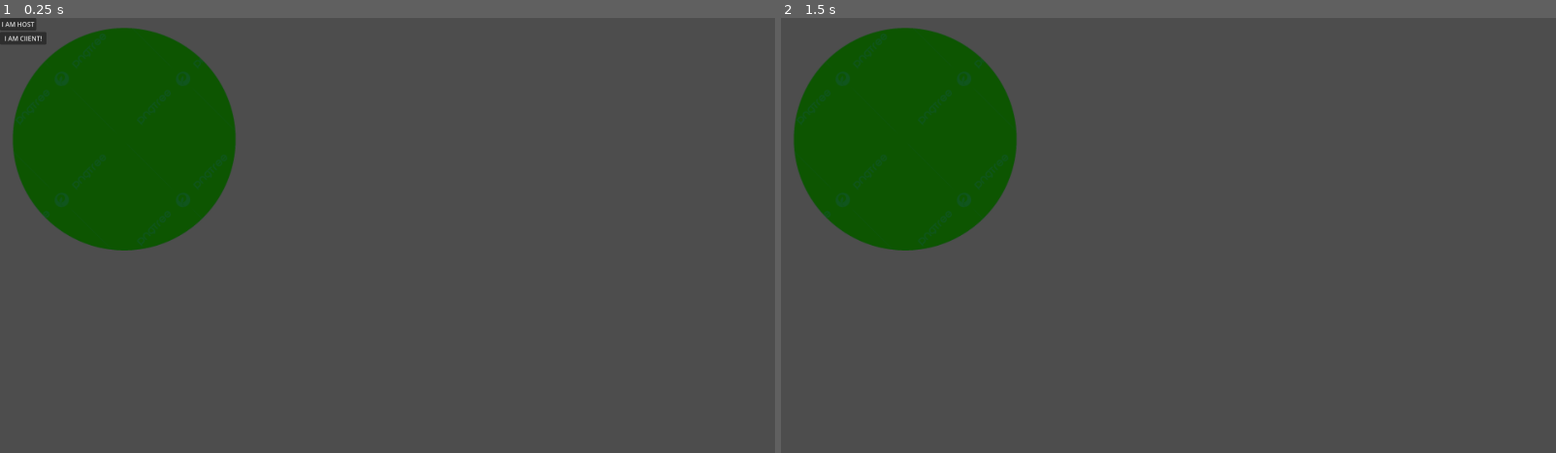
Above: before the commit, frames 1-2 (left to right).
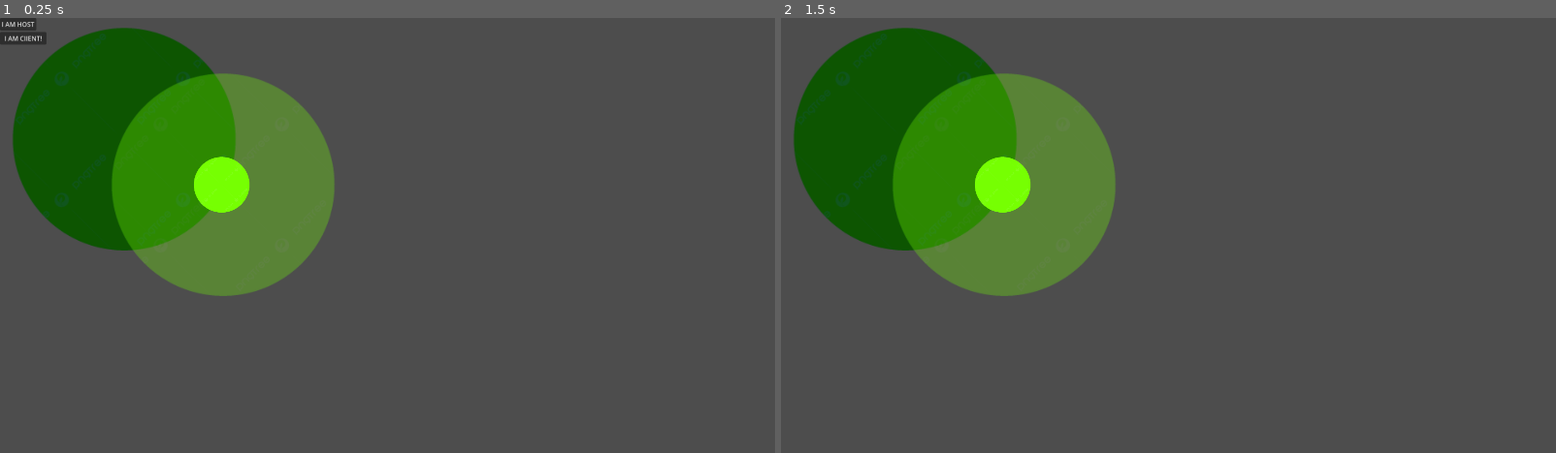
Above: after the commit, the same moments.

Repository: ash4rk/godot_polygon
Game: Godot game, scene res://multiplayer_from_scratch/main.tscn
Same seed, same stepped clock (60 frames per second), same inputs: the game is played once before the commit and once after it. The engine's default icon, where the game draws it, is replaced by a stand-in: a white triangle on a blue panel in a dark square.
Inputs (mouse positions are in pixels of both pictures, inside the frame that each line leads up to):
- Up to frame 1 (0.25 s): no input
- Up to frame 2 (1.5 s): click "I AM ClIENT!" at 0.5 s; tap Enter at 1.25 s; move the mouse to (1339, 213) at 1.27 s; hold D (right) from 1.28 s (still down)

The runs differ from the first frame. In frame 1, 12% of the frame differs, in the area x 14-44%, y 12-64%; in frame 2, 12%.

Commit message:
FIX: Implement grow and take damage

Diff:
--- a/circles_and_greens/multiplayer_from_scratch/character.gd
+++ b/circles_and_greens/multiplayer_from_scratch/character.gd
@@ -1,6 +1,9 @@
 extends CharacterBody2D
 
 @export var speed = 400
+
+const INIT_SPEED = 400
+const GROW_SPEED = 0.5
 
 func _ready():
 	position = $Networking.sync_position
@@ -8,6 +11,9 @@
 		$Networking/MultiplayerSynchronizer.set_multiplayer_authority(str(name).to_int())
 
 func _physics_process(_delta):
+	if $Networking.sync_is_dead:
+		return
+
 	if !is_local_authority():
 		if not $Networking.processed_position:
 			position = $Networking.sync_position
@@ -26,5 +32,29 @@
 	$Networking.sync_position = position
 	$Networking.sync_velocity = velocity
 
+func _process(_delta):
+	$LevelLabel.text = str($Networking.sync_level).pad_decimals(2)
+
 func is_local_authority():
 	return $Networking/MultiplayerSynchronizer.get_multiplayer_authority() == multiplayer.get_unique_id()
+
+
+func _on_area_2d_area_entered(area):
+	var body = area.get_parent()
+	if body.is_in_group("growers") and !body.is_active:
+		$Networking.sync_is_grows = true
+		body.is_active = true
+
+func _on_area_2d_area_exited(area):
+	var body = area.get_parent()
+	if body.is_in_group("growers"):
+		$Networking.sync_is_grows = false
+		body.is_active = false
+
+func _on_area_2d_body_entered(body):
+	if body.is_in_group("characters") and body != self:
+		$Networking.sync_is_damaged = true
+
+func _on_area_2d_body_exited(body):
+	if body.is_in_group("characters"):
+		$Networking.sync_is_damaged = false
--- a/circles_and_greens/multiplayer_from_scratch/character.tscn
+++ b/circles_and_greens/multiplayer_from_scratch/character.tscn
@@ -1,10 +1,13 @@
-[gd_scene load_steps=6 format=3 uid="uid://cveb06nmk7d4d"]
+[gd_scene load_steps=7 format=3 uid="uid://cveb06nmk7d4d"]
 
 [ext_resource type="Script" path="res://multiplayer_from_scratch/character.gd" id="1_0qpnu"]
 [ext_resource type="Texture2D" uid="uid://cbclpqc0r2x4v" path="res://icon.svg" id="1_5a4jo"]
 [ext_resource type="Script" path="res://multiplayer_from_scratch/player_networking.gd" id="3_dd7v8"]
 
 [sub_resource type="RectangleShape2D" id="RectangleShape2D_pu7kb"]
+size = Vector2(121, 120)
+
+[sub_resource type="RectangleShape2D" id="RectangleShape2D_h8nj5"]
 size = Vector2(129, 128)
 
 [sub_resource type="SceneReplicationConfig" id="SceneReplicationConfig_gtn4u"]
@@ -14,19 +17,66 @@
 properties/1/path = NodePath(".:sync_velocity")
 properties/1/spawn = true
 properties/1/sync = true
+properties/2/path = NodePath(".:sync_level")
+properties/2/spawn = true
+properties/2/sync = true
+properties/3/path = NodePath(".:sync_is_dead")
+properties/3/spawn = true
+properties/3/sync = true
+properties/4/path = NodePath(".:sync_is_grows")
+properties/4/spawn = true
+properties/4/sync = true
+properties/5/path = NodePath(".:sync_is_damaged")
+properties/5/spawn = true
+properties/5/sync = true
 
-[node name="Character" type="CharacterBody2D"]
+[node name="Character" type="CharacterBody2D" groups=["characters"]]
 script = ExtResource("1_0qpnu")
 
 [node name="Sprite2D" type="Sprite2D" parent="."]
 texture = ExtResource("1_5a4jo")
 
+[node name="NameLabel" type="Label" parent="."]
+anchors_preset = 8
+anchor_left = 0.5
+anchor_top = 0.5
+anchor_right = 0.5
+anchor_bottom = 0.5
+offset_left = -50.0
+offset_top = -52.0
+offset_right = 50.0
+offset_bottom = -26.0
+grow_horizontal = 2
+grow_vertical = 2
+text = "player_name"
+
+[node name="LevelLabel" type="Label" parent="."]
+offset_left = -20.0
+offset_top = -13.0
+offset_right = 20.0
+offset_bottom = 13.0
+size_flags_horizontal = 4
+text = "level"
+horizontal_alignment = 1
+vertical_alignment = 1
+
 [node name="CollisionShape2D" type="CollisionShape2D" parent="."]
+position = Vector2(-0.5, -1)
+shape = SubResource("RectangleShape2D_pu7kb")
+
+[node name="Area2D" type="Area2D" parent="."]
+
+[node name="CollisionShape2D" type="CollisionShape2D" parent="Area2D"]
 position = Vector2(0.5, 0)
-shape = SubResource("RectangleShape2D_pu7kb")
+shape = SubResource("RectangleShape2D_h8nj5")
 
 [node name="Networking" type="Node" parent="."]
 script = ExtResource("3_dd7v8")
 
 [node name="MultiplayerSynchronizer" type="MultiplayerSynchronizer" parent="Networking"]
 replication_config = SubResource("SceneReplicationConfig_gtn4u")
+
+[connection signal="area_entered" from="Area2D" to="." method="_on_area_2d_area_entered"]
+[connection signal="area_exited" from="Area2D" to="." method="_on_area_2d_area_exited"]
+[connection signal="body_entered" from="Area2D" to="." method="_on_area_2d_body_entered"]
+[connection signal="body_exited" from="Area2D" to="." method="_on_area_2d_body_exited"]
--- a/circles_and_greens/multiplayer_from_scratch/main.tscn
+++ b/circles_and_greens/multiplayer_from_scratch/main.tscn
@@ -1,7 +1,8 @@
-[gd_scene load_steps=3 format=3 uid="uid://4tuihnxrtvjh"]
+[gd_scene load_steps=4 format=3 uid="uid://4tuihnxrtvjh"]
 
 [ext_resource type="Texture2D" uid="uid://cig0c3x035skf" path="res://assets/circle_green.png" id="1_74rbc"]
 [ext_resource type="Script" path="res://multiplayer_from_scratch/main.gd" id="1_m3exi"]
+[ext_resource type="PackedScene" uid="uid://b3vkmdli6ge7l" path="res://grower.tscn" id="3_p5qwa"]
 
 [node name="MainGame" type="Node"]
 script = ExtResource("1_m3exi")
@@ -13,6 +14,9 @@
 texture = ExtResource("1_74rbc")
 
 [node name="Players" type="Node2D" parent="."]
+
+[node name="Grower" parent="." instance=ExtResource("3_p5qwa")]
+position = Vector2(548, 414)
 
 [node name="MultiplayerSpawner" type="MultiplayerSpawner" parent="."]
 _spawnable_scenes = PackedStringArray("res://multiplayer_from_scratch/character.tscn")
--- a/circles_and_greens/multiplayer_from_scratch/player_networking.gd
+++ b/circles_and_greens/multiplayer_from_scratch/player_networking.gd
@@ -1,4 +1,6 @@
 extends Node
+
+@onready var character = get_parent()
 
 var sync_position : Vector2:
 	set(value):
@@ -7,3 +9,25 @@
 var sync_velocity : Vector2
 
 var processed_position : bool
+
+
+var sync_level: float = 1.0 : set = _set_sync_level
+var sync_is_dead: bool = false
+var sync_is_grows: bool = false
+var sync_is_damaged: bool = false
+
+func _set_sync_level(value):
+	if value < 0.5:
+		sync_is_dead = true
+		print("Player Dead!")
+		get_parent().queue_free()
+		return
+	sync_level = value
+	character.scale = Vector2(sync_level, sync_level)
+	character.speed = character.INIT_SPEED / sync_level
+
+func _process(delta):
+	if sync_is_grows:
+		sync_level += delta * character.GROW_SPEED
+	if sync_is_damaged:
+		sync_level -= delta * character.GROW_SPEED
